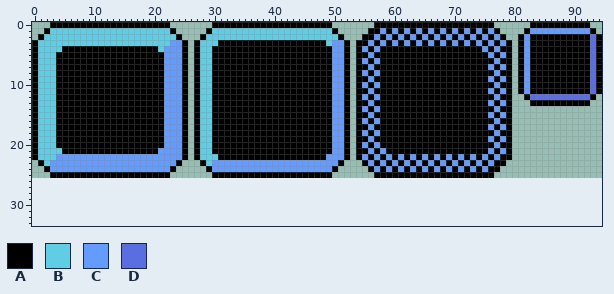
A pixel-art file gets an edit: raw/ui.aseprite. Above, as it was before the edit.
95x26 pixels, 1 frame. The old version is drawn lined up with the new one, on the new canvas.
Palette (. is transparent): A #000000  B #5fcde4  C #639bff  D #5b6ee1
Pixels before (only the part around the change), first column x 0:
22 ABBBCCCCCCCCCCCCCCCCCC
23 .ABCCCCCCCCCCCCCCCCCCC
24 ..ACCCCCCCCCCCCCCCCCCC
25 ...AAAAAAAAAAAAAAAAAAA
26 ......................
27 ......................
28 ......................
29 ......................
30 ......................
31 ......................
32 ......................
33 ......................
New version:
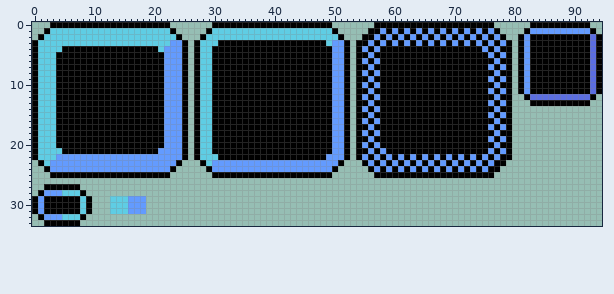
The exact change:
canvas 95x26 -> 95x34
Changed rows in their new state; - is an unchanged pixel.
first column x 0:
27 --AAAAAA-----------
28 -ACCCBBBA----------
29 ACAAAAAABA---BBBCCC
30 ACAAAAAABA---BBBCCC
31 ACAAAAAABA---BBBCCC
32 -ACCCBBBA----------
33 --AAAAAA-----------
